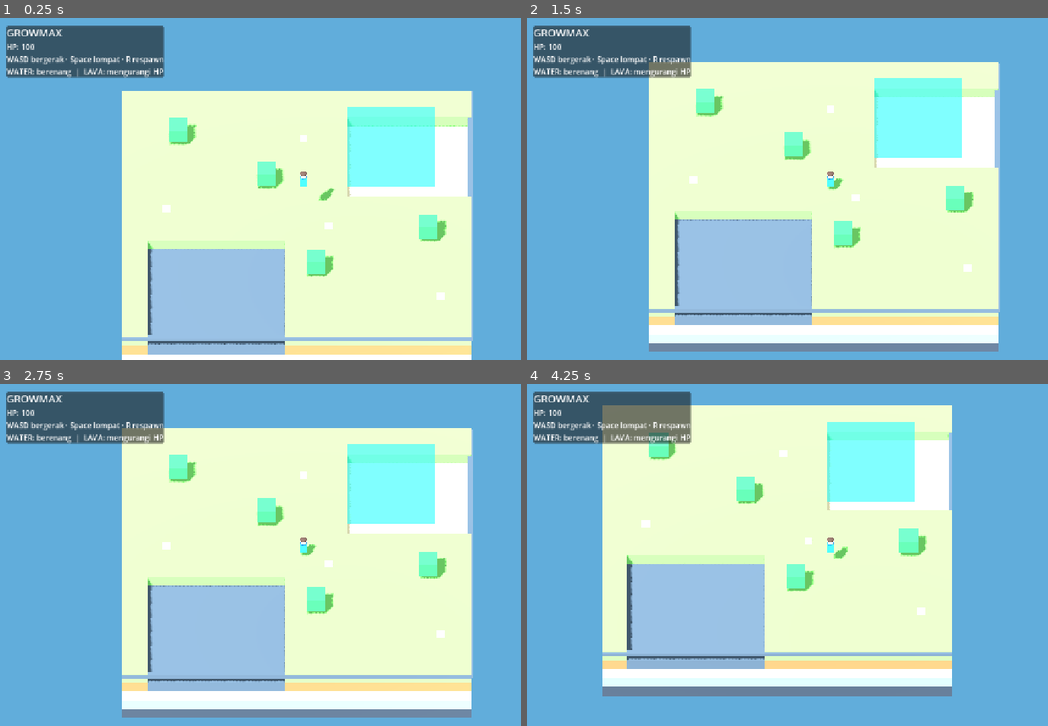
Above: before the commit, frames 1-4 (two rows, left to right).
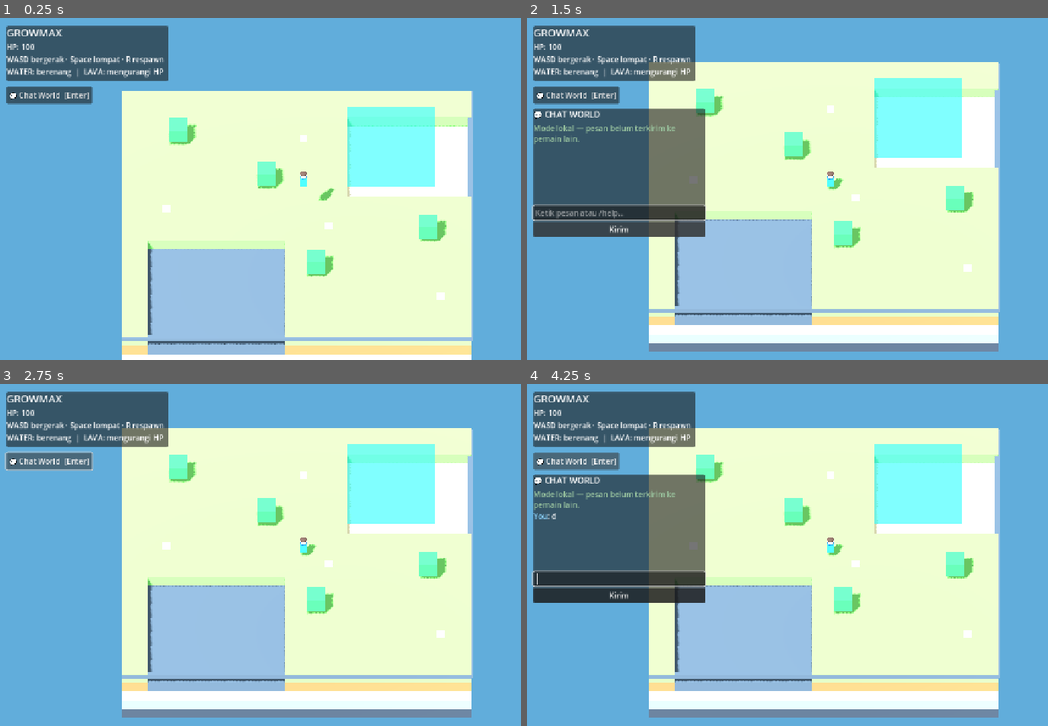
Above: after the commit, the same moments.

Repository: kuro-myths/growmax
Game: Godot game, scene res://Main.tscn
The game is run twice, just before and just after one commit, with the same random seed, the same clock (stepped at 60 frames per second) and the same inputs.
Inputs (mouse positions are in pixels of both pictures, inside the frame that each line leads up to):
- Up to frame 1 (0.25 s): no input
- Up to frame 2 (1.5 s): click (573, 93) at 0.5 s, where only the run after the commit has a clickable "💬 Chat World [Enter]"; click (620, 230) at 1.25 s, where only the run after the commit has a clickable "Kirim"
- Up to frame 3 (2.75 s): click (46, 459) at 2 s, where only the run after the commit has a clickable "💬 Chat World [Enter]"
- Up to frame 4 (4.25 s): tap Enter at 2.75, 2.85, 3.6 s; hold D 2.78-3.53 s; tap Space at 3.02, 3.77 s; hold S from 3.53 s (still down)

The runs differ from the first frame. In frame 1, 1.5% of the frame differs, in the area x 1-33%, y 2-26%; in frame 2, 14%; in frame 3, 1.5%; in frame 4, 51%, in the area x 0-91%, y 2-98%.

Commit message:
Add focused local world chat UI to Godot HUD

Diff:
--- a/web/godot-source/scripts/ui/hud.gd
+++ b/web/godot-source/scripts/ui/hud.gd
@@ -1,27 +1,130 @@
 extends CanvasLayer
+
 var hp_label: Label
 var status_label: Label
+var chat_panel: PanelContainer
+var chat_input: LineEdit
+var chat_log: RichTextLabel
+var chat_toggle: Button
+
 func _ready() -> void:
     var panel := PanelContainer.new()
     panel.position = Vector2(16, 16)
-    panel.custom_minimum_size = Vector2(320, 108)
+    panel.custom_minimum_size = Vector2(340, 116)
     add_child(panel)
+
     var column := VBoxContainer.new()
     panel.add_child(column)
+
     var title := Label.new()
     title.text = "GROWMAX"
     title.add_theme_font_size_override("font_size", 22)
     column.add_child(title)
+
     hp_label = Label.new()
     hp_label.text = "HP: 100"
     column.add_child(hp_label)
+
     status_label = Label.new()
     status_label.text = "WASD bergerak · Space lompat · R respawn"
     column.add_child(status_label)
+
     var controls := Label.new()
     controls.text = "WATER: berenang  |  LAVA: mengurangi HP"
     column.add_child(controls)
+
+    chat_toggle = Button.new()
+    chat_toggle.text = "💬 Chat World  [Enter]"
+    chat_toggle.position = Vector2(16, 144)
+    chat_toggle.size = Vector2(180, 36)
+    add_child(chat_toggle)
+    chat_toggle.pressed.connect(_toggle_chat)
+
+    _build_chat_panel()
+
+func _build_chat_panel() -> void:
+    chat_panel = PanelContainer.new()
+    chat_panel.position = Vector2(16, 190)
+    chat_panel.custom_minimum_size = Vector2(360, 260)
+    chat_panel.size = Vector2(360, 260)
+    chat_panel.visible = false
+    add_child(chat_panel)
+
+    var layout := VBoxContainer.new()
+    chat_panel.add_child(layout)
+
+    var heading := Label.new()
+    heading.text = "💬 CHAT WORLD"
+    heading.add_theme_font_size_override("font_size", 18)
+    layout.add_child(heading)
+
+    chat_log = RichTextLabel.new()
+    chat_log.custom_minimum_size = Vector2(330, 170)
+    chat_log.size_flags_vertical = Control.SIZE_EXPAND_FILL
+    chat_log.bbcode_enabled = true
+    chat_log.scroll_following = true
+    chat_log.text = "[color=#9bc6a0]Mode lokal — pesan belum terkirim ke pemain lain.[/color]"
+    layout.add_child(chat_log)
+
+    chat_input = LineEdit.new()
+    chat_input.placeholder_text = "Ketik pesan atau /help..."
+    chat_input.max_length = 180
+    chat_input.size_flags_horizontal = Control.SIZE_EXPAND_FILL
+    layout.add_child(chat_input)
+    chat_input.text_submitted.connect(_send_chat)
+
+    var send := Button.new()
+    send.text = "Kirim"
+    send.pressed.connect(func(): _send_chat(chat_input.text))
+    layout.add_child(send)
+
+func _unhandled_key_input(event: InputEvent) -> void:
+    if event is InputEventKey and event.pressed and not event.echo and event.keycode == KEY_ENTER:
+        if chat_panel.visible:
+            if not chat_input.has_focus():
+                chat_input.grab_focus()
+            else:
+                _send_chat(chat_input.text)
+        else:
+            _toggle_chat()
+        get_viewport().set_input_as_handled()
+
+func _toggle_chat() -> void:
+    chat_panel.visible = not chat_panel.visible
+    if chat_panel.visible:
+        chat_input.grab_focus()
+    else:
+        chat_input.release_focus()
+
+func _send_chat(raw_text: String) -> void:
+    var message := raw_text.strip_edges()
+    if message.is_empty():
+        chat_input.grab_focus()
+        return
+
+    if message.begins_with("/"):
+        _chat_command(message.to_lower())
+    else:
+        _append_chat("[color=#8ed6ff]You[/color]: " + message)
+    chat_input.clear()
+    chat_input.grab_focus()
+
+func _chat_command(command: String) -> void:
+    match command:
+        "/help":
+            _append_chat("[color=#e8cf83]Perintah: /help, /who, /world[/color]")
+        "/who":
+            _append_chat("[color=#e8cf83]Pemain online: 1 (kamu, mode lokal)[/color]")
+        "/world":
+            _append_chat("[color=#e8cf83]World aktif: STARTER[/color]")
+        _:
+            _append_chat("[color=#ff9b91]Perintah tidak dikenal. Ketik /help[/color]")
+
+func _append_chat(message: String) -> void:
+    chat_log.append_text("\n" + message)
+
 func set_health(value: int) -> void:
     hp_label.text = "HP: %d" % value
+
 func set_status(value: String) -> void:
     status_label.text = value
